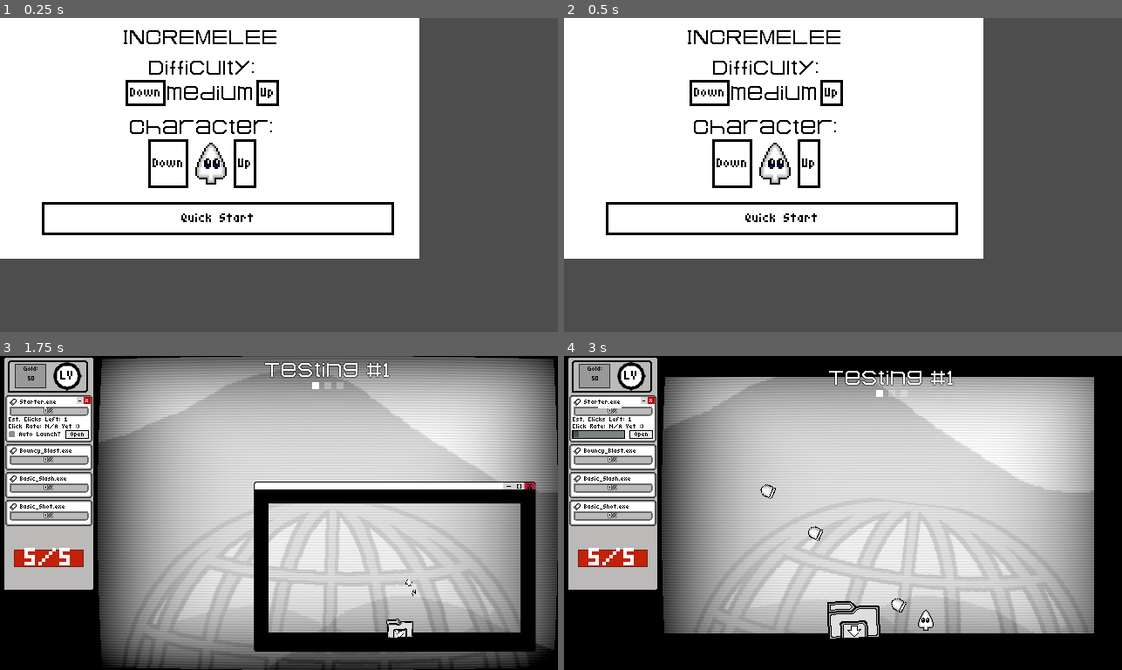
Above: before the commit, frames 1-4 (two rows, left to right).
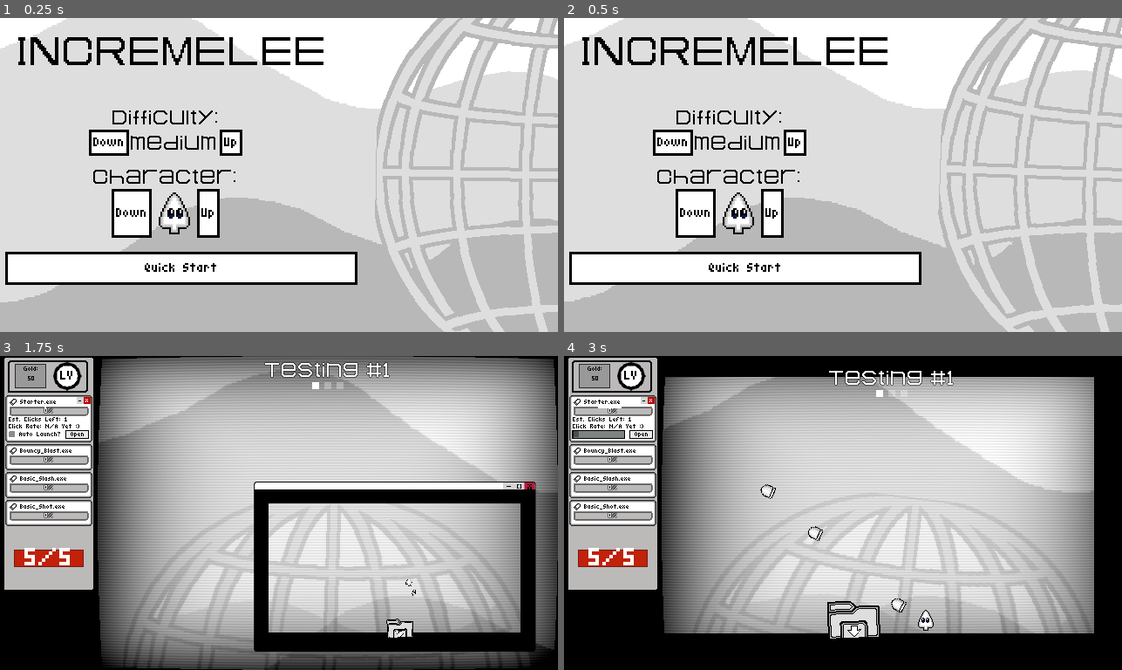
Above: after the commit, the same moments.

Repository: TNT-A/clicker-game-platformer
Game: Godot game, scene res://main_menu/main_menu.tscn
Same seed, same stepped clock (60 frames per second), same inputs: the game is played once before the commit and once after it.
Inputs (mouse positions are in pixels of both pictures, inside the frame that each line leads up to):
- Up to frame 1 (0.25 s): no input
- Up to frame 2 (0.5 s): no input
- Up to frame 3 (1.75 s): click "Quick Start" at 0.5 s; tap Space at 1.25 s; move the mouse to (401, 497) at 1.27 s; hold D (Move_Right) from 1.28 s (still down); hold Right mouse button (Char_Ability) from 1.28 s (still down); tap Enter (ui_accept) at 1.52 s
- Up to frame 4 (3 s): release D (Move_Right) at 2 s; release Right mouse button (Char_Ability) at 2 s; click "Auto Launch?" at 2 s; click "Auto Launch?" at 2.75 s

The runs differ from the first frame. In frame 1, 90% of the frame differs, in the area x 0-100%, y 0-100%; in frame 2, 90%; in frame 3, 1.6%; in frame 4, 1.6%.

Commit message:
Started Reworking Main Menu

Diff:
--- a/clicker-platformer/background/bg.gd
+++ /dev/null
@@ -1,5 +0,0 @@
-
-extends Control
-
-func _ready() -> void:
-	$AnimationPlayer.play("rotate")
--- a/clicker-platformer/background/bg.tscn
+++ b/clicker-platformer/background/bg.tscn
@@ -1,54 +1,15 @@
-[gd_scene load_steps=11 format=3 uid="uid://d3duni228xslv"]
+[gd_scene load_steps=7 format=3 uid="uid://d3duni228xslv"]
 
-[ext_resource type="Script" uid="uid://bca5xcvr6yxl3" path="res://background/bg.gd" id="1_1pxch"]
 [ext_resource type="Shader" uid="uid://b7ofnyil0tkob" path="res://sprites/bg/scroll.gdshader" id="1_wevdt"]
 [ext_resource type="Texture2D" uid="uid://culpptrlkik8i" path="res://sprites/bg/og_bg retry.png" id="2_wevdt"]
 [ext_resource type="Shader" uid="uid://bkyksprdm6ofr" path="res://sprites/bg/crt.gdshader" id="3_1dey8"]
-[ext_resource type="Texture2D" uid="uid://bhf4mkhp8c5x1" path="res://sprites/bg/internet_world_draft_3.png" id="4_cyi28"]
+[ext_resource type="PackedScene" uid="uid://cwurale1iewim" path="res://background/spinning_planet.tscn" id="3_cyi28"]
 
 [sub_resource type="ShaderMaterial" id="ShaderMaterial_1dey8"]
 shader = ExtResource("1_wevdt")
 
 [sub_resource type="ShaderMaterial" id="ShaderMaterial_cyi28"]
 shader = ExtResource("3_1dey8")
-
-[sub_resource type="Animation" id="Animation_1pxch"]
-length = 0.001
-tracks/0/type = "value"
-tracks/0/imported = false
-tracks/0/enabled = true
-tracks/0/path = NodePath("TextureRect:rotation")
-tracks/0/interp = 1
-tracks/0/loop_wrap = true
-tracks/0/keys = {
-"times": PackedFloat32Array(0),
-"transitions": PackedFloat32Array(1),
-"update": 0,
-"values": [0.0]
-}
-
-[sub_resource type="Animation" id="Animation_cyi28"]
-resource_name = "rotate"
-length = 90.0
-loop_mode = 1
-tracks/0/type = "value"
-tracks/0/imported = false
-tracks/0/enabled = true
-tracks/0/path = NodePath("TextureRect:rotation")
-tracks/0/interp = 1
-tracks/0/loop_wrap = true
-tracks/0/keys = {
-"times": PackedFloat32Array(0, 90),
-"transitions": PackedFloat32Array(1, 1),
-"update": 0,
-"values": [0.0, 6.283185307179586]
-}
-
-[sub_resource type="AnimationLibrary" id="AnimationLibrary_1gx5i"]
-_data = {
-&"RESET": SubResource("Animation_1pxch"),
-&"rotate": SubResource("Animation_cyi28")
-}
 
 [node name="bg" type="Control"]
 z_index = -20
@@ -59,7 +20,6 @@
 grow_horizontal = 2
 grow_vertical = 2
 mouse_filter = 2
-script = ExtResource("1_1pxch")
 
 [node name="Sprite2D" type="TextureRect" parent="."]
 z_index = -20
@@ -77,15 +37,12 @@
 mouse_filter = 2
 texture = ExtResource("2_wevdt")
 
-[node name="TextureRect" type="TextureRect" parent="."]
-modulate = Color(1, 1, 1, 0.4862745)
+[node name="TextureRect" parent="." instance=ExtResource("3_cyi28")]
 layout_mode = 0
-offset_left = 23.0
-offset_top = 167.0
-offset_right = 503.0
-offset_bottom = 647.0
-pivot_offset = Vector2(240, 240)
-texture = ExtResource("4_cyi28")
+offset_left = 24.0
+offset_top = 161.0
+offset_right = 504.0
+offset_bottom = 641.0
 
 [node name="ColorRect" type="ColorRect" parent="."]
 material = SubResource("ShaderMaterial_cyi28")
@@ -93,8 +50,3 @@
 offset_right = 640.0
 offset_bottom = 360.0
 mouse_filter = 2
-
-[node name="AnimationPlayer" type="AnimationPlayer" parent="."]
-libraries = {
-&"": SubResource("AnimationLibrary_1gx5i")
-}
--- /dev/null
+++ b/clicker-platformer/background/bg_no_world.tscn
@@ -0,0 +1,31 @@
+[gd_scene load_steps=4 format=3 uid="uid://b4tqexwh0yrn3"]
+
+[ext_resource type="Shader" uid="uid://b7ofnyil0tkob" path="res://sprites/bg/scroll.gdshader" id="1_7pcc7"]
+[ext_resource type="Texture2D" uid="uid://culpptrlkik8i" path="res://sprites/bg/og_bg retry.png" id="2_oy0he"]
+
+[sub_resource type="ShaderMaterial" id="ShaderMaterial_746w6"]
+shader = ExtResource("1_7pcc7")
+
+[node name="BGNoWorld" type="Control"]
+layout_mode = 3
+anchors_preset = 15
+anchor_right = 1.0
+anchor_bottom = 1.0
+grow_horizontal = 2
+grow_vertical = 2
+
+[node name="Sprite2D" type="TextureRect" parent="."]
+z_index = -20
+texture_repeat = 2
+material = SubResource("ShaderMaterial_746w6")
+layout_mode = 1
+anchors_preset = -1
+anchor_right = 1.0500001
+anchor_bottom = 1.0500001
+offset_left = -16.999998
+offset_top = -9.999999
+offset_right = -209.00006
+offset_bottom = -102.28577
+scale = Vector2(1.4, 1.4)
+mouse_filter = 2
+texture = ExtResource("2_oy0he")
--- /dev/null
+++ b/clicker-platformer/background/spinning_planet.tscn
@@ -0,0 +1,57 @@
+[gd_scene load_steps=5 format=3 uid="uid://cwurale1iewim"]
+
+[ext_resource type="Texture2D" uid="uid://bhf4mkhp8c5x1" path="res://sprites/bg/internet_world_draft_3.png" id="1_jpgh3"]
+
+[sub_resource type="Animation" id="Animation_1pxch"]
+length = 0.001
+tracks/0/type = "value"
+tracks/0/imported = false
+tracks/0/enabled = true
+tracks/0/path = NodePath("TextureRect:rotation")
+tracks/0/interp = 1
+tracks/0/loop_wrap = true
+tracks/0/keys = {
+"times": PackedFloat32Array(0),
+"transitions": PackedFloat32Array(1),
+"update": 0,
+"values": [0.0]
+}
+
+[sub_resource type="Animation" id="Animation_cyi28"]
+resource_name = "rotate"
+length = 90.0
+loop_mode = 1
+tracks/0/type = "value"
+tracks/0/imported = false
+tracks/0/enabled = true
+tracks/0/path = NodePath("TextureRect:rotation")
+tracks/0/interp = 1
+tracks/0/loop_wrap = true
+tracks/0/keys = {
+"times": PackedFloat32Array(0, 90),
+"transitions": PackedFloat32Array(1, 1),
+"update": 0,
+"values": [0.0, 6.283185307179586]
+}
+
+[sub_resource type="AnimationLibrary" id="AnimationLibrary_1gx5i"]
+_data = {
+&"RESET": SubResource("Animation_1pxch"),
+&"rotate": SubResource("Animation_cyi28")
+}
+
+[node name="TextureRect" type="TextureRect"]
+modulate = Color(1, 1, 1, 0.4862745)
+offset_left = 23.0
+offset_top = 167.0
+offset_right = 503.0
+offset_bottom = 647.0
+pivot_offset = Vector2(240, 240)
+texture = ExtResource("1_jpgh3")
+
+[node name="AnimationPlayer" type="AnimationPlayer" parent="."]
+root_node = NodePath("../..")
+libraries = {
+&"": SubResource("AnimationLibrary_1gx5i")
+}
+autoplay = "rotate"
--- a/clicker-platformer/hub/hub.tscn
+++ b/clicker-platformer/hub/hub.tscn
@@ -17,6 +17,10 @@
 position = Vector2(225, -25)
 
 [node name="bg" parent="." instance=ExtResource("3_6ebxt")]
+offset_left = -8.0
+offset_top = 4.0
+offset_right = -8.0
+offset_bottom = 4.0
 
 [node name="Label" type="Label" parent="."]
 offset_right = 479.0
--- a/clicker-platformer/main_menu/main_menu.gd
+++ b/clicker-platformer/main_menu/main_menu.gd
@@ -1,4 +1,4 @@
-extends Node2D
+extends Control
 
 var current_char : int = 0
 var char_list : Array = [
--- a/clicker-platformer/main_menu/main_menu.tscn
+++ b/clicker-platformer/main_menu/main_menu.tscn
@@ -1,31 +1,72 @@
-[gd_scene load_steps=4 format=3 uid="uid://bqrv5lhyssoox"]
+[gd_scene load_steps=7 format=3 uid="uid://bqrv5lhyssoox"]
 
 [ext_resource type="Script" uid="uid://b3kupxkt6fxvw" path="res://main_menu/main_menu.gd" id="1_3shxk"]
 [ext_resource type="Theme" uid="uid://t4mbcol0d36b" path="res://styles/default_font.tres" id="1_d3a7t"]
 [ext_resource type="Texture2D" uid="uid://c6c15qn1jggg4" path="res://sprites/cursor/cursor_incremelee.png" id="3_3shxk"]
+[ext_resource type="PackedScene" uid="uid://b4tqexwh0yrn3" path="res://background/bg_no_world.tscn" id="4_bws42"]
+[ext_resource type="PackedScene" uid="uid://cwurale1iewim" path="res://background/spinning_planet.tscn" id="5_3f7m4"]
 
-[node name="MainMenu" type="Node2D"]
+[sub_resource type="LabelSettings" id="LabelSettings_3f7m4"]
+font_size = 32
+font_color = Color(0, 0, 0, 1)
+
+[node name="MainMenu" type="Control"]
+layout_mode = 3
+anchors_preset = 0
+offset_left = 169.0
+offset_top = 80.0
+offset_right = 169.0
+offset_bottom = 80.0
 script = ExtResource("1_3shxk")
 
-[node name="ColorRect" type="ColorRect" parent="."]
-offset_left = -7.0
-offset_top = -6.0
-offset_right = 481.0
-offset_bottom = 276.0
+[node name="SubViewportContainer" type="SubViewportContainer" parent="."]
+layout_mode = 0
+offset_left = -179.0
+offset_top = -91.0
+offset_right = 483.0
+offset_bottom = 292.0
+stretch = true
+mouse_target = true
+
+[node name="SubViewport" type="SubViewport" parent="SubViewportContainer"]
+handle_input_locally = false
+canvas_item_default_texture_filter = 0
+physics_object_picking = true
+size = Vector2i(662, 383)
+render_target_update_mode = 4
+
+[node name="BGLayer" type="CanvasLayer" parent="SubViewportContainer/SubViewport"]
+layer = -20
+
+[node name="BGNoWorld" parent="SubViewportContainer/SubViewport/BGLayer" instance=ExtResource("4_bws42")]
+offset_left = -102.0
+offset_top = -16.0
+offset_right = -102.0
+offset_bottom = -16.0
+
+[node name="TextureRect" parent="SubViewportContainer/SubViewport/BGLayer" instance=ExtResource("5_3f7m4")]
+modulate = Color(1, 1, 1, 1)
+offset_left = 441.0
+offset_top = -48.0
+offset_right = 921.0
+offset_bottom = 432.0
 
 [node name="Label" type="Label" parent="."]
-offset_left = 142.0
-offset_top = 14.0
-offset_right = 411.0
-offset_bottom = 37.0
+layout_mode = 0
+offset_left = -148.0
+offset_top = -58.0
+offset_right = 252.0
+offset_bottom = 12.0
 theme = ExtResource("1_d3a7t")
 text = "INCREMELEE"
+label_settings = SubResource("LabelSettings_3f7m4")
 
 [node name="GameSelect" type="VBoxContainer" parent="."]
-offset_left = 50.0
-offset_top = 215.0
-offset_right = 450.0
-offset_bottom = 353.0
+layout_mode = 0
+offset_left = -161.0
+offset_top = 192.0
+offset_right = 239.0
+offset_bottom = 330.0
 theme_override_constants/separation = 20
 
 [node name="Button" type="Button" parent="GameSelect"]
@@ -35,10 +76,11 @@
 text = "Quick Start"
 
 [node name="OptionSelect" type="VBoxContainer" parent="."]
-offset_left = 144.0
-offset_top = 49.0
-offset_right = 321.0
-offset_bottom = 165.0
+layout_mode = 0
+offset_left = -67.0
+offset_top = 26.0
+offset_right = 110.0
+offset_bottom = 168.0
 theme = ExtResource("1_d3a7t")
 theme_override_constants/separation = 20
 
